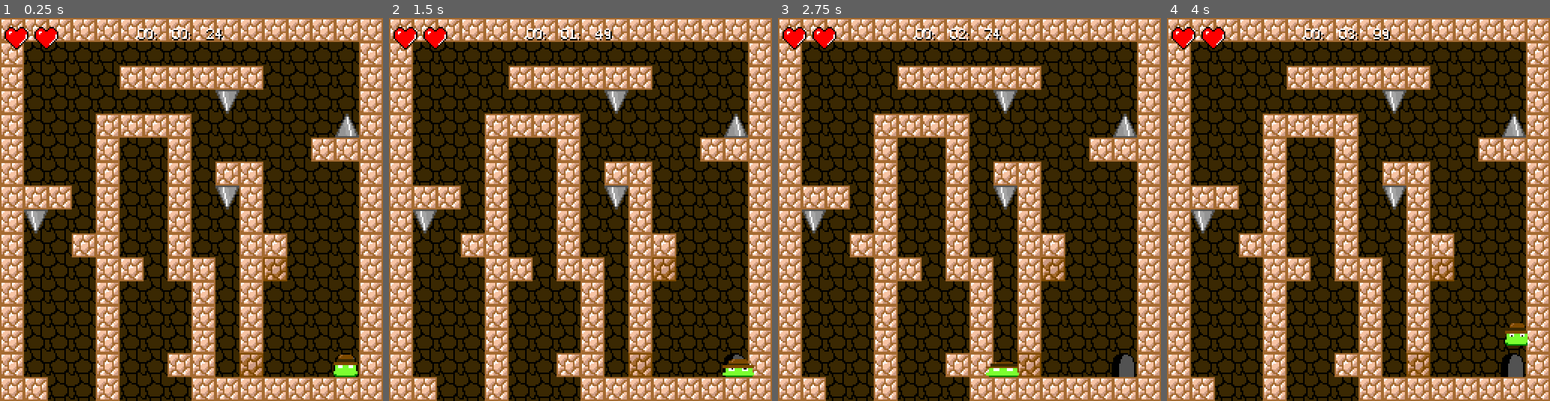
Above: before the commit, frames 1-4 (left to right).
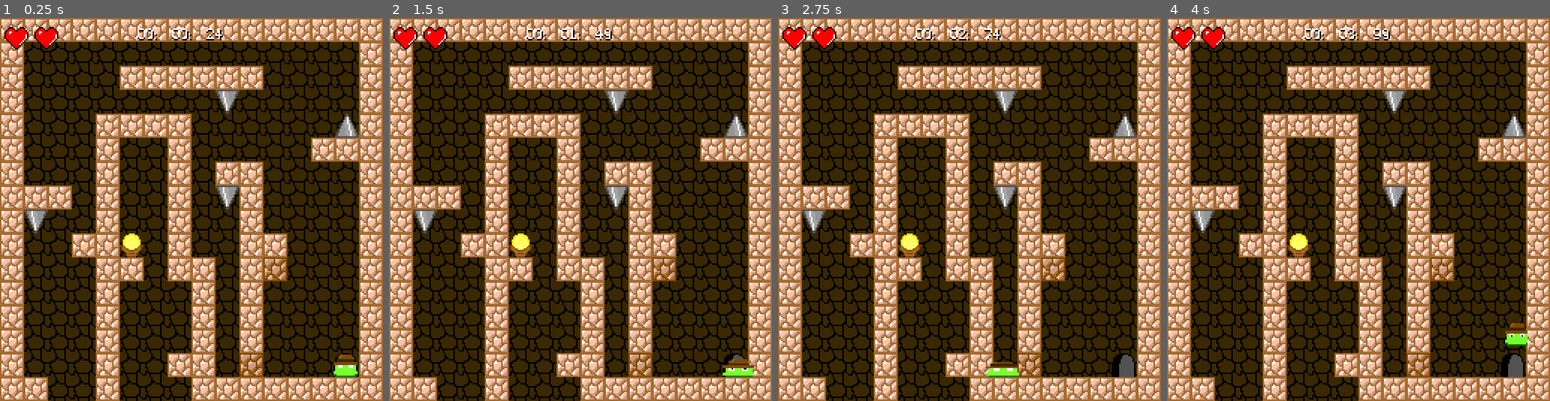
Above: after the commit, the same moments.

Repository: emmetl913/RageJumper
Game: Godot game, scene res://worlds/level_1-4.tscn
The game is run twice, just before and just after one commit, with the same random seed, the same clock (stepped at 60 frames per second) and the same inputs. This scene is started directly instead of the project's main scene. Sound files missing from this copy of the repository are replaced by a short silence.
Inputs (mouse positions are in pixels of both pictures, inside the frame that each line leads up to):
- Up to frame 1 (0.25 s): no input
- Up to frame 2 (1.5 s): move the mouse to (664, 190) at 0.52 s; hold D (move_right) from 0.53 s (still down); tap Space (jump) at 0.77 s; move the mouse to (503, 228) at 1.27 s
- Up to frame 3 (2.75 s): tap Space (jump) at 1.52 s; move the mouse to (1007, 125) at 2.02 s; release D (move_right) at 2.03 s; hold A (move_left) from 2.03 s (still down)
- Up to frame 4 (4 s): move the mouse to (1339, 286) at 2.77 s; release A (move_left) at 2.78 s; hold D (move_right) from 2.78 s (still down); tap Space (jump) at 3.02, 3.77 s; move the mouse to (1473, 266) at 3.52 s

The runs differ from the first frame. In frame 1, 0.3% of the frame differs, in the area x 31-38%, y 56-63%; in frame 2, 0.3%; in frame 3, 0.3%; in frame 4, 0.3%.

Commit message:
Gems can only be picked up once now + balancing levels

Diff:
--- a/Door.gd
+++ b/Door.gd
@@ -5,6 +5,6 @@
 @onready var level = get_parent()
 
 func _on_area_2d_body_entered(body):
-	if level.player_gem_count == level.number_of_gems_in_level:
+	if level.player_gem_count >= level.number_of_gems_in_level:
 		$ExitText.visible = true
 		leaving = true
--- a/besttime.gd
+++ b/besttime.gd
@@ -7,6 +7,7 @@
 @export var bestmin = [0,0,0,0,0,0,0]
 @export var bestsec = [0,0,0,0,0,0,0]
 @export var bestmsec = [0,0,0,0,0,0,0]
+
 
 const LEVEL_COUNT = 6
 
--- a/sacred_gem_node.tscn
+++ b/sacred_gem_node.tscn
@@ -8,6 +8,7 @@
 
 signal gem_collected
 @onready var level = get_parent()
+var is_collected : bool
 # Called when the node enters the scene tree for the first time.
 func _ready():
 	$SacredGemSprite.visible = true
@@ -19,7 +20,7 @@
 
 
 func _on_sacred_gem_area_body_entered(body):
-	if body.is_in_group(\"Player\"):
+	if body.is_in_group(\"Player\") && !is_collected:
 		$AnimationPlayer.play(\"collect\")
 		$GrabGemSound.play()
 		level.player_gem_count += 1
@@ -27,6 +28,7 @@
 		#this is for changing text in the tutorial
 		#or any special effects after the FIRST gem has been picked up
 		gem_collected.emit()
+		is_collected = true
 
 
 
--- a/worlds/level_1-1.gd
+++ b/worlds/level_1-1.gd
@@ -29,7 +29,7 @@
 	#Camera controls
 	$Camera2D.position.y = 128 + (floor($Player.position.y / 256) * 256)
 	$Camera2D.position.x = 128 + (floor($Player.position.x / 256) * 256)
-	if player_gem_count == number_of_gems_in_level and $DoorNode.leaving:
+	if player_gem_count >= number_of_gems_in_level and $DoorNode.leaving:
 		if minutes <= Besttime.bestmin[timesave_index]:
 			if seconds < Besttime.bestsec[timesave_index] or Besttime.bestsec[timesave_index] == 0:
 				Besttime.bestmin[timesave_index] = minutes
--- a/worlds/level_1-4.tscn
+++ b/worlds/level_1-4.tscn
@@ -51,6 +51,7 @@
 
 [node name="level1-4" type="Node2D"]
 script = ExtResource("1_apljq")
+number_of_gems_in_level = 2
 timesave_index = 4
 
 [node name="Img1100483739709739420" type="Sprite2D" parent="."]
@@ -254,6 +255,9 @@
 scale = Vector2(0.713889, 0.708333)
 texture = ExtResource("2_l3aer")
 
+[node name="SacredGemNode2" parent="." instance=ExtResource("5_0qmy8")]
+position = Vector2(88, 152)
+
 [connection signal="pressed" from="Camera2D/PauseMenu/VBoxContainer/Resume" to="." method="_on_resume_pressed"]
 [connection signal="pressed" from="Camera2D/PauseMenu/VBoxContainer/Restart" to="." method="_on_restart_pressed"]
 [connection signal="pressed" from="Camera2D/PauseMenu/VBoxContainer/ReturnToMainMenu" to="." method="_on_return_to_main_menu_pressed"]
Not shown, changed: export_presets.cfg
